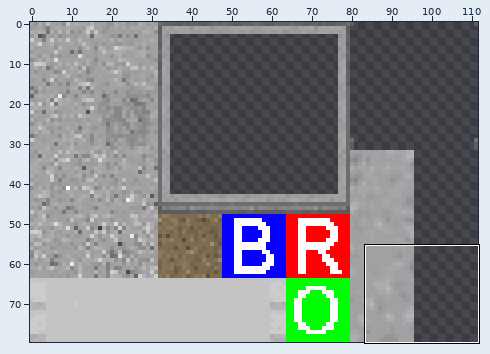
Two versions of one sprite sheet, main/resources/worlds/zesilia_tileset.png. The first picture is a wide view before the edit; the outline marks the close-up.
Close-up. Old version:
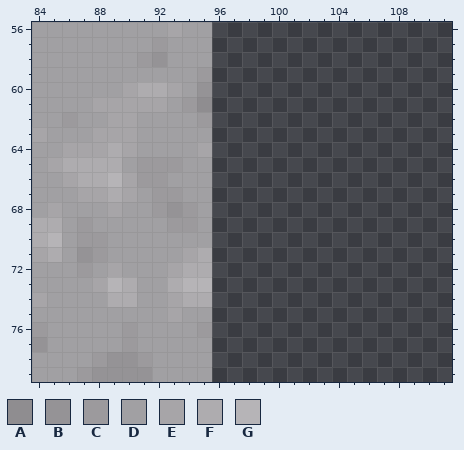
The file is 112x80 pixels. Colours within 5 levels of each other are drawn and written as one. Shown: x 84..111, y 56..79.
Palette (. is transparent): A #8f8d90  B #959396  C #9c9a9d  D #a1a0a3  E #a7a5a8  F #aeacaf  G #b6b4b7
Pixels before, first column x 84:
56 DDDDDDDDDEDD
57 DDDDDDDDCDDD
58 DDDDDDDCBDDD
59 DDDDDDDDDDDC
60 DDDDDDEFFEDB
61 DDDDEEEEEDCA
62 DDCDDEEDDDDC
63 EDDDEEEDDDDD
64 DDEEEFEDDDDE
65 DEFFFFDCCCDD
66 DDEFFGECCDDD
67 DDDEEFEDCCDD
68 DEDDDEDDCBCD
69 FFDCDDDDDCCD
70 FGDCCDDDDDDD
71 EFDBCDDDDDEF
72 DDDCDEDDDEFF
73 DDDDEGFDDFGG
74 EDDDDFFDDEFF
75 DDDDDDDDDEDD
76 CDDDDDCDDDDC
77 BDDDDDCDDDDD
78 DDDDCBBCDDDD
79 DDDCBBBBDDDD
Now the later version:
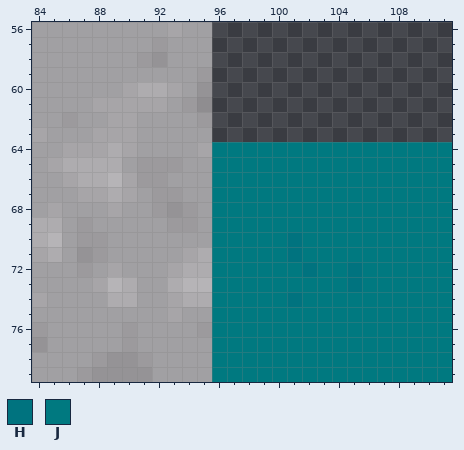
Colours new in this view: H #00737f  J #007980
Message: love nano
Change:
The edit adds colour H in rows 70 to 71 at x 101; in row 72 at x 102 and 105; in row 73 at x 105; in row 74 at x 101.
The edit adds colour J in rows 64 to 69 at x 96 to 111; in rows 70 to 71 at x 96 to 100 and 102 to 111; in row 72 at x 96 to 101, 103 to 104 and 106 to 111; in row 73 at x 96 to 104 and 106 to 111; in row 74 at x 96 to 100 and 102 to 111; in rows 75 to 79 at x 96 to 111.
Where, in picture pixels (left, top, right, bottom), the same in both close-ups:
added: (212, 142, 452, 382)
